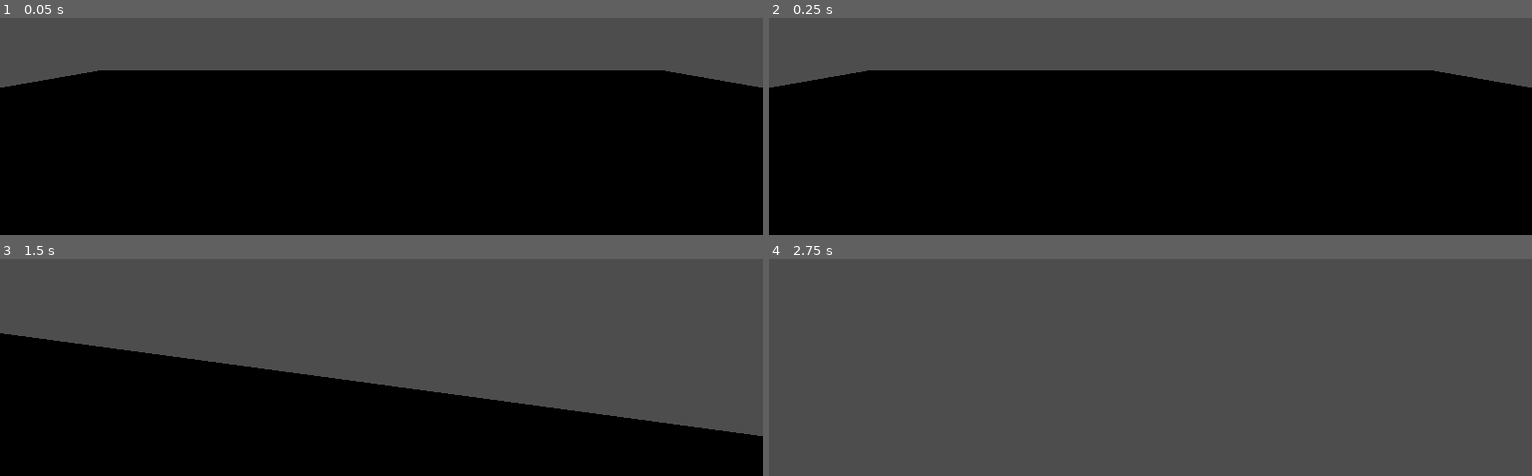
Above: before the commit, frames 1-4 (two rows, left to right).
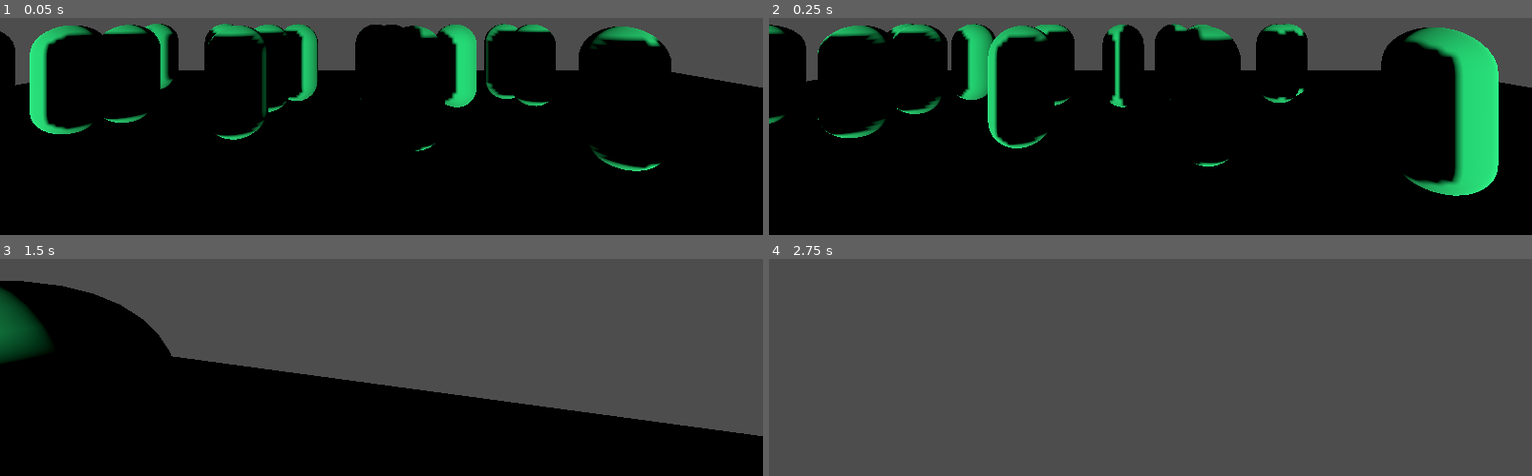
Above: after the commit, the same moments.

Repository: EAAlonso/progra-concurrente-tp
Game: Godot game, scene res://scenes/game/game.tscn
The game is run twice, just before and just after one commit, with the same random seed, the same clock (stepped at 60 frames per second) and the same inputs. This scene is started directly instead of the project's main scene.
Inputs (mouse positions are in pixels of both pictures, inside the frame that each line leads up to):
- Up to frame 1 (0.05 s): no input
- Up to frame 2 (0.25 s): no input
- Up to frame 3 (1.5 s): tap Enter (ui_accept) at 0.5, 0.77 s; move the mouse to (419, 261) at 0.52 s; hold W (move_forward) from 0.53 s (still down); move the mouse to (343, 263) at 1.27 s
- Up to frame 4 (2.75 s): keep holding W (move_forward); tap Enter (ui_accept) at 1.52 s; move the mouse to (outside the picture) at 2.02 s

The runs differ from the first frame. In frame 1, 17% of the frame differs, in the area x 0-88%, y 2-71%; in frame 2, 20%, in the area x 0-96%, y 2-83%; in frame 3, 5.3%; in frame 4, nothing differs.

Commit message:
thread pool → 30 npc por player

Diff:
--- a/scenes/game/game.gd
+++ b/scenes/game/game.gd
@@ -1,15 +1,20 @@
 extends Node3D
+
+@onready var npc_thread_pool = $NPCThreadPool
+
 
 func _ready():
 	# Modo debug: corre en singleplayer
 	if "--debug_solo" in OS.get_cmdline_args():
 		spawn_player(1)
+		npc_thread_pool.set_player_count(1)
 		return
 
 	if multiplayer.is_server():
 		spawn_player.rpc(1)
 		for id in multiplayer.get_peers():
 			spawn_player.rpc(id)
+		npc_thread_pool.set_player_count(_get_player_count())
 
 @rpc("authority", "call_local", "reliable")
 func spawn_player(peer_id: int):
@@ -18,3 +23,14 @@
 	player.position = Vector3(0, 1, 0)
 	add_child(player)
 	player.set_multiplayer_authority(peer_id)
+	npc_thread_pool.set_player_count(_get_player_count())
+
+
+func _get_player_count() -> int:
+	if "--debug_solo" in OS.get_cmdline_args():
+		return 1
+
+	if multiplayer.has_multiplayer_peer():
+		return multiplayer.get_peers().size() + 1
+
+	return 1
--- a/scenes/game/game.tscn
+++ b/scenes/game/game.tscn
@@ -1,6 +1,8 @@
-[gd_scene format=3 uid="uid://b3d2g8gl54k7k"]
+[gd_scene load_steps=6 format=3 uid="uid://b3d2g8gl54k7k"]
 
 [ext_resource type="Script" uid="uid://bip4nfoytppkx" path="res://scenes/game/game.gd" id="1_sul5r"]
+[ext_resource type="PackedScene" uid="uid://cu4pnet80h04m" path="res://scenes/npc/threaded_npc.tscn" id="2_tnpc"]
+[ext_resource type="Script" uid="uid://cqxxj8bf071n6" path="res://scenes/npc/npc_thread_pool.gd" id="3_pool"]
 
 [sub_resource type="PlaneMesh" id="PlaneMesh_ifgtf"]
 size = Vector2(20, 20)
@@ -22,3 +24,9 @@
 [node name="DirectionalLight3D" type="DirectionalLight3D" parent="." unique_id=1133832815]
 transform = Transform3D(1, 0, 0, 0, 1, 0, 0, 0, 1, 0, 6.5117655, 0)
 shadow_enabled = true
+
+[node name="NPCThreadPool" type="Node3D" parent="."]
+script = ExtResource("3_pool")
+npc_scene = ExtResource("2_tnpc")
+npcs_per_player = 30
+worker_count = 4
--- /dev/null
+++ b/scenes/npc/npc_thread_pool.gd
@@ -0,0 +1,212 @@
+extends Node3D
+
+@export var npc_scene: PackedScene
+@export var npcs_per_player := 30
+@export var worker_count := 4
+@export var movement_radius := 1.25
+@export var movement_speed := 1.5
+@export var npc_spacing := 1.8
+
+var _workers: Array[Thread] = []
+var _job_semaphore := Semaphore.new()
+var _job_mutex := Mutex.new()
+var _state_mutex := Mutex.new()
+var _jobs: Array[Dictionary] = []
+var _states: Array[Dictionary] = []
+var _npcs: Array[Node3D] = []
+var _origins: Array[Vector3] = []
+var _running := false
+var _queued_jobs := 0
+var _finished_jobs := 0
+var _elapsed_time := 0.0
+
+
+func _ready():
+	if npc_scene == null:
+		npc_scene = preload("res://scenes/npc/threaded_npc.tscn")
+
+	_start_workers()
+	set_player_count(_get_current_player_count())
+
+
+func _process(delta):
+	_elapsed_time += delta
+	_apply_finished_states()
+	_queue_frame_jobs()
+
+
+func _exit_tree():
+	_stop_workers()
+
+
+func set_player_count(player_count: int):
+	var npc_count: int = int(max(1, player_count)) * npcs_per_player
+	_rebuild_npcs(npc_count)
+
+
+func _get_current_player_count() -> int:
+	if "--debug_solo" in OS.get_cmdline_args():
+		return 1
+
+	if multiplayer.has_multiplayer_peer():
+		return multiplayer.get_peers().size() + 1
+
+	return 1
+
+
+func _start_workers():
+	_running = true
+	var count: int = int(max(1, worker_count))
+
+	for i in range(count):
+		var worker := Thread.new()
+		_workers.append(worker)
+		worker.start(_worker_loop)
+
+
+func _stop_workers():
+	_job_mutex.lock()
+	_running = false
+	_job_mutex.unlock()
+
+	for worker in _workers:
+		_job_semaphore.post()
+
+	for worker in _workers:
+		if worker.is_started():
+			worker.wait_to_finish()
+
+	_workers.clear()
+
+
+func _rebuild_npcs(npc_count: int):
+	_wait_for_pending_jobs()
+
+	for npc in _npcs:
+		npc.queue_free()
+
+	_npcs.clear()
+	_origins.clear()
+	_states.clear()
+
+	for i in range(npc_count):
+		var npc := npc_scene.instantiate() as Node3D
+		var origin := _calculate_origin(i)
+
+		npc.name = "ThreadedNPC_%02d" % i
+		npc.position = origin
+		add_child(npc)
+
+		_npcs.append(npc)
+		_origins.append(origin)
+		_states.append({
+			"position": origin,
+			"rotation_y": 0.0,
+		})
+
+
+func _calculate_origin(index: int) -> Vector3:
+	var columns: int = int(max(1, int(ceil(sqrt(float(npcs_per_player))))))
+	var player_index: int = int(index / npcs_per_player)
+	var local_index: int = index % npcs_per_player
+	var x: float = float(local_index % columns) * npc_spacing
+	var z: float = float(int(local_index / columns)) * npc_spacing
+	var player_offset: Vector3 = Vector3(float(player_index) * npc_spacing * float(columns + 2), 0.0, 0.0)
+
+	return Vector3(-6.0 + x, 1.0, -6.0 + z) + player_offset
+
+
+func _queue_frame_jobs():
+	if _has_pending_jobs() or _npcs.is_empty():
+		return
+
+	var jobs: Array[Dictionary] = []
+
+	for i in range(_npcs.size()):
+		jobs.append({
+			"index": i,
+			"origin": _origins[i],
+			"time": _elapsed_time,
+			"phase": float(i) * 0.37,
+			"movement_radius": movement_radius,
+			"movement_speed": movement_speed,
+		})
+
+	_job_mutex.lock()
+	_jobs.append_array(jobs)
+	_queued_jobs = jobs.size()
+	_finished_jobs = 0
+	_job_mutex.unlock()
+
+	for i in range(jobs.size()):
+		_job_semaphore.post()
+
+
+func _has_pending_jobs() -> bool:
+	_job_mutex.lock()
+	var pending: bool = _queued_jobs > 0 and _finished_jobs < _queued_jobs
+	_job_mutex.unlock()
+	return pending
+
+
+func _apply_finished_states():
+	if _npcs.is_empty():
+		return
+
+	_state_mutex.lock()
+	var states: Array = _states.duplicate(true)
+	_state_mutex.unlock()
+
+	for i in range(int(min(_npcs.size(), states.size()))):
+		_npcs[i].apply_simulation_state(states[i]["position"], states[i]["rotation_y"])
+
+
+func _wait_for_pending_jobs():
+	while _has_pending_jobs():
+		OS.delay_msec(1)
+
+
+func _worker_loop():
+	while true:
+		_job_semaphore.wait()
+
+		_job_mutex.lock()
+		if not _running and _jobs.is_empty():
+			_job_mutex.unlock()
+			break
+
+		if _jobs.is_empty():
+			_job_mutex.unlock()
+			continue
+
+		var job: Dictionary = _jobs.pop_back()
+		_job_mutex.unlock()
+
+		var state: Dictionary = _simulate_npc(job)
+
+		_state_mutex.lock()
+		_states[int(job["index"])] = state
+		_state_mutex.unlock()
+
+		_job_mutex.lock()
+		_finished_jobs += 1
+		_job_mutex.unlock()
+
+
+func _simulate_npc(job: Dictionary) -> Dictionary:
+	var time := float(job["time"])
+	var phase := float(job["phase"])
+	var origin: Vector3 = job["origin"]
+	var radius := float(job["movement_radius"])
+	var speed := float(job["movement_speed"])
+	var angle: float = time * speed + phase
+	var next_position: Vector3 = origin + Vector3(
+		cos(angle) * radius,
+		0.0,
+		sin(angle) * radius
+	)
+
+	return {
+		"position": next_position,
+		"rotation_y": -angle,
+	}
--- /dev/null
+++ b/scenes/npc/threaded_npc.gd
@@ -0,0 +1,5 @@
+extends Node3D
+
+func apply_simulation_state(next_position: Vector3, next_rotation_y: float):
+	position = next_position
+	rotation.y = next_rotation_y
--- /dev/null
+++ b/scenes/npc/threaded_npc.tscn
@@ -0,0 +1,17 @@
+[gd_scene load_steps=4 format=3 uid="uid://cu4pnet80h04m"]
+
+[ext_resource type="Script" uid="uid://dnpcf2o40vrsq" path="res://scenes/npc/threaded_npc.gd" id="1_tnpc"]
+
+[sub_resource type="CapsuleMesh" id="CapsuleMesh_tnpc"]
+radius = 0.35
+height = 1.4
+
+[sub_resource type="StandardMaterial3D" id="StandardMaterial3D_tnpc"]
+albedo_color = Color(0.1, 0.85, 0.45, 1)
+
+[node name="ThreadedNPC" type="Node3D"]
+script = ExtResource("1_tnpc")
+
+[node name="MeshInstance3D" type="MeshInstance3D" parent="."]
+mesh = SubResource("CapsuleMesh_tnpc")
+surface_material_override/0 = SubResource("StandardMaterial3D_tnpc")
Not shown, added: scenes/npc/npc_thread_pool.gd.uid
Not shown, added: scenes/npc/threaded_npc.gd.uid
